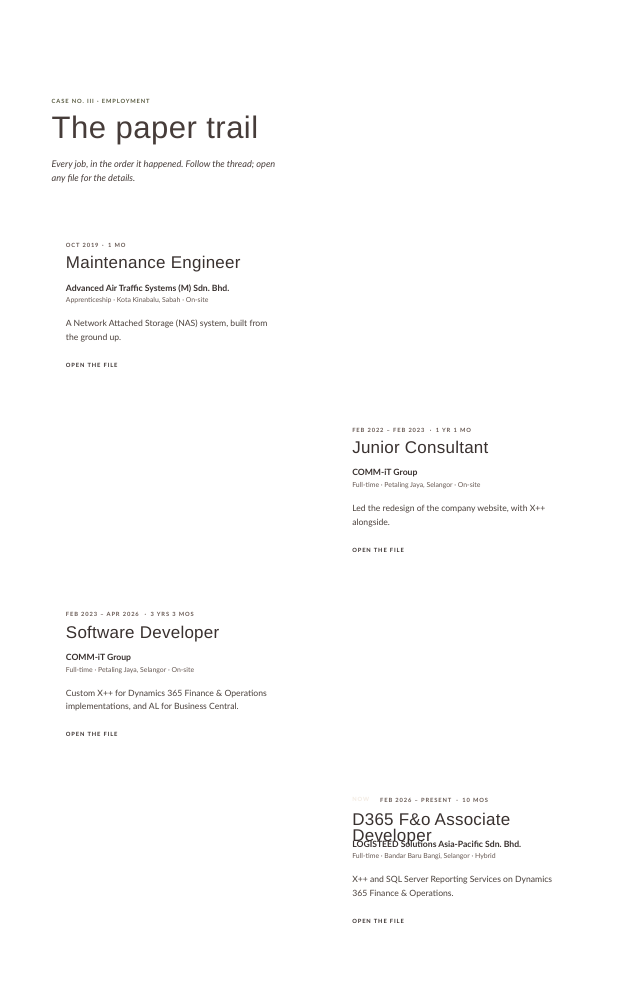
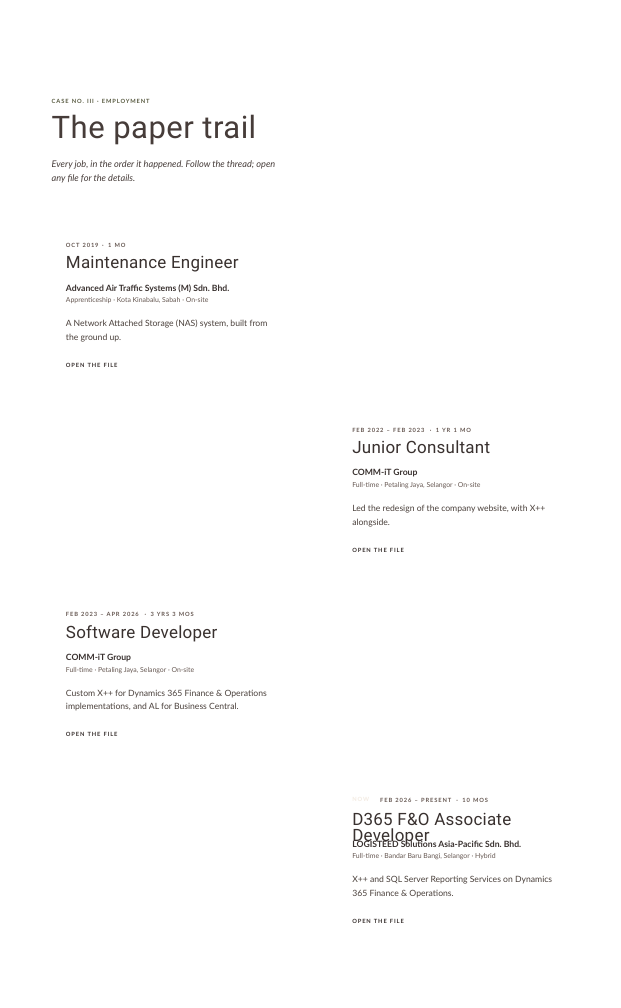
Before and after one commit to frostmoon-dev/shiru-site, a slide deck: slide 1 of design/canva/10-the-paper-trail.pptx. Drawn at 621x1008 pixels with LibreOffice and Linux fonts; fonts in the diff are those of the drawing; background and template pictures are left out. Boxes give left, top, right and bottom in pixels: in the first picture for what was removed or moved away, otherwise in the second. Text is boxed around its words. In the diff, an @@ line names an element or a change of style, - is before the commit and + after.

```diff
--- a/design/canva/10-the-paper-trail.pptx
+++ b/design/canva/10-the-paper-trail.pptx
@@ font Arial to Roboto in 4 elements at box(52, 114, 256, 145), box(66, 256, 238, 272), box(352, 440, 490, 453), box(66, 625, 217, 642) @@
@@ text at box(352, 812, 511, 846): text changed; font Arial to Roboto @@
-D365 F&o Associate Developer
+D365 F&O Associate Developer
```
Also in this commit, not shown: 40 other files.
